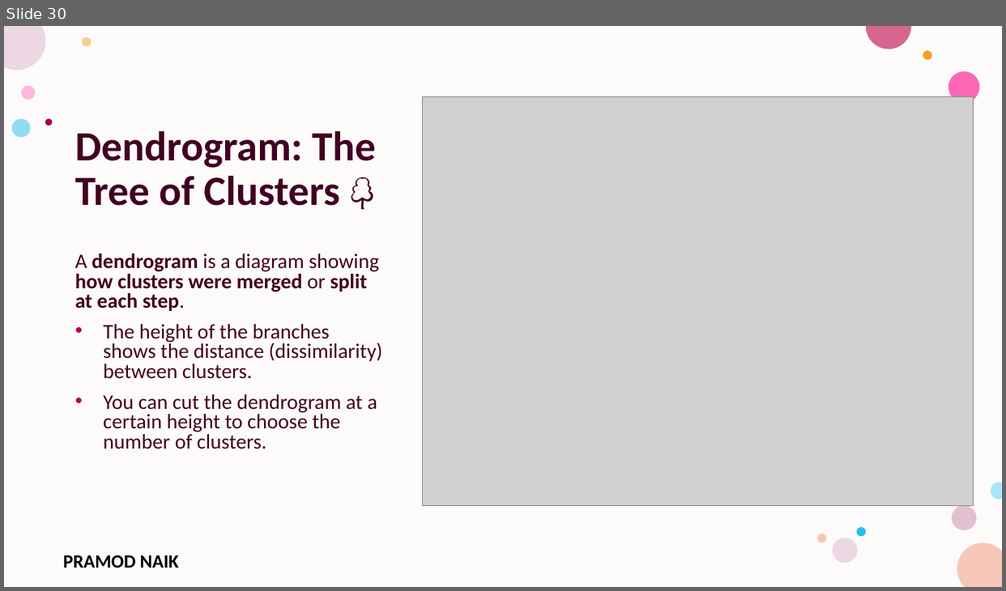
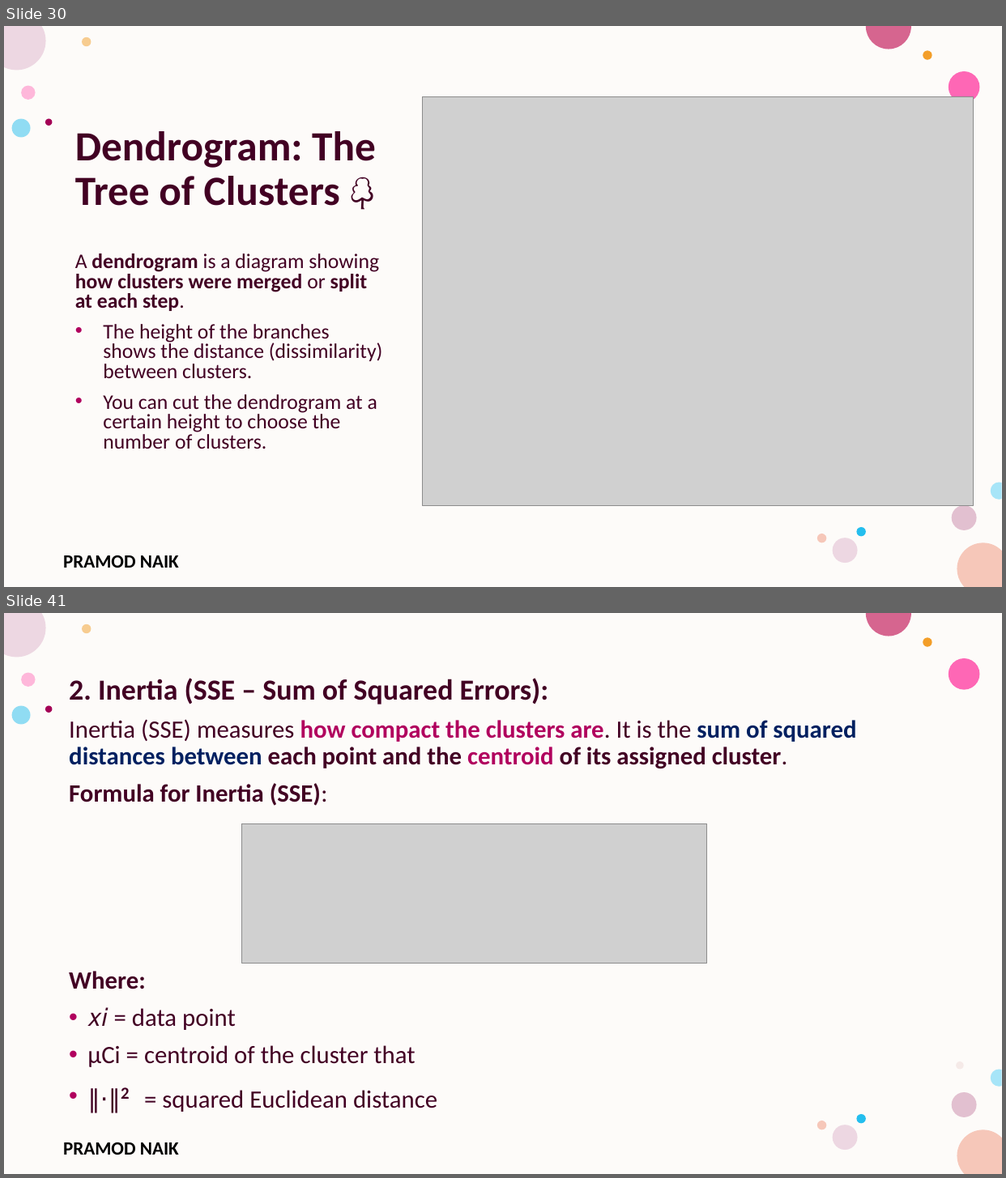
Before and after one commit to PRAMODNAIK-DEV/MCA-2nd-Sem-ML-Data-Analytics-Shridevi-College, a slide deck: Theory Class-Notes/Unit-3 Unsupervised Learning.pptx. Shown one above the other, each under a label of ours: slide 30 before the commit, slides 30 and 41 after it; the slides between them are not shown. The pictures are 1006x591 and 1006x1178 pixels, drawn with LibreOffice and Linux fonts; fonts in the diff are those of the drawing; grey boxes stand for pictures; background and template pictures are left out. Boxes give left, top, right and bottom in pixels: in the first picture for what was removed or moved away, otherwise in the second. Text is boxed around its words. In the diff, an @@ line names an element or a change of style, - is before the commit and + after.

Commit message:
Completed Clustering Theory and Lab.

```diff
--- a/Theory Class-Notes/Unit-3 Unsupervised Learning.pptx
+++ b/Theory Class-Notes/Unit-3 Unsupervised Learning.pptx
@@ slide 41 added at (4, 613, 1002, 1174), background #FFFFFF; not listed: 16 template elements that a slide beside it also shows @@
@@ text added at (69, 678, 856, 1112), 24 pt, text #420023, bold @@
+2. Inertia (SSE – Sum of Squared Errors):
+Inertia (SSE) measures how compact the clusters are. It is the sum of squared distances between each point and the centroid of its assigned cluster.
+Formula for Inertia (SSE):
+Where:
+• 𝑥𝑖 = data point
+• μCi = centroid of the cluster that
+• ∥⋅∥2 = squared Euclidean distance
@@ picture added at (242, 824, 707, 964) @@
@@ ellipse added at (957, 1063, 964, 1070), fill #E3BEBE at 28% opacity @@
```
Also in this commit, not shown: 1 slide changed, 31 other slides added, 3 other files.
